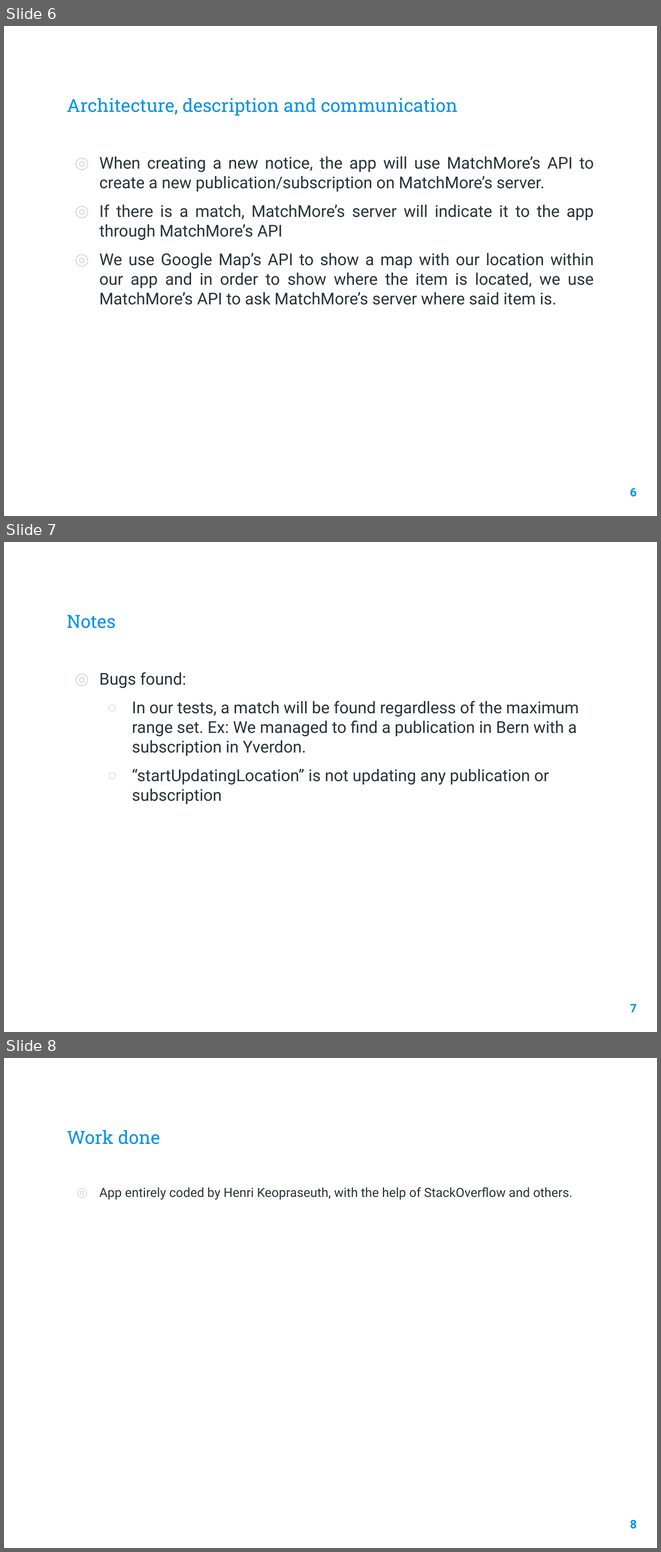
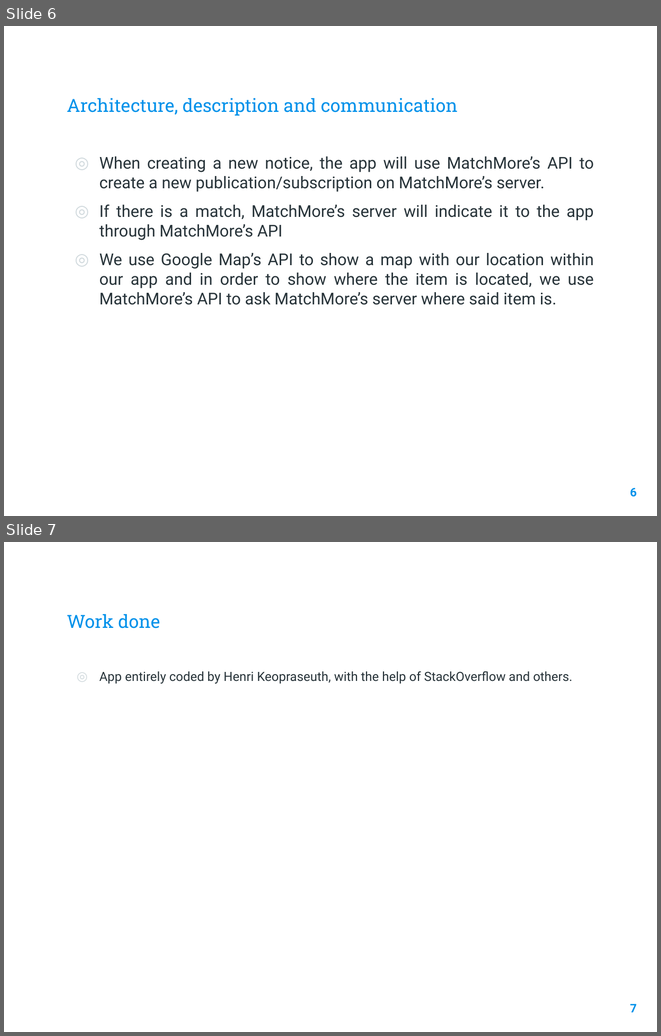
Before and after one commit to hkeopras/Lost-Found, a slide deck: Phase 2/Slides.pptx. Shown one above the other, each under a label of ours: slides 6, 7 and 8 before the commit, slides 6 and 7 after it. The pictures are 661x1552 and 661x1036 pixels, drawn with LibreOffice and Linux fonts; fonts in the diff are those of the drawing; background and template pictures are left out. Boxes give left, top, right and bottom in pixels: in the first picture for what was removed or moved away, otherwise in the second. Text is boxed around its words. In the diff, an @@ line names an element or a change of style, - is before the commit and + after.

```diff
--- a/Phase 2/Slides.pptx
+++ b/Phase 2/Slides.pptx
@@ slide 7 removed at [4, 542, 657, 1032], background picture (left out) @@
@@ title removed at [67, 615, 115, 628] @@
-Notes
@@ text removed at [99, 672, 579, 804] @@
-◎ Bugs found:
-  ○ In our tests, a match will be found regardless of the maximum range set. Ex: We managed to find a publication in Bern with a subscription in Yverdon.
-  ○ “startUpdatingLocation” is not updating any publication or subscription
@@ page number removed at [630, 1004, 637, 1012] @@
-7
@@ what was slide 8 is now slide 7 @@
@@ page number at [630, 1004, 637, 1012]: text changed @@
-8
+7
```
Also in this commit, not shown: 1 slide changed, 1 slide added, 1 other slide removed.
